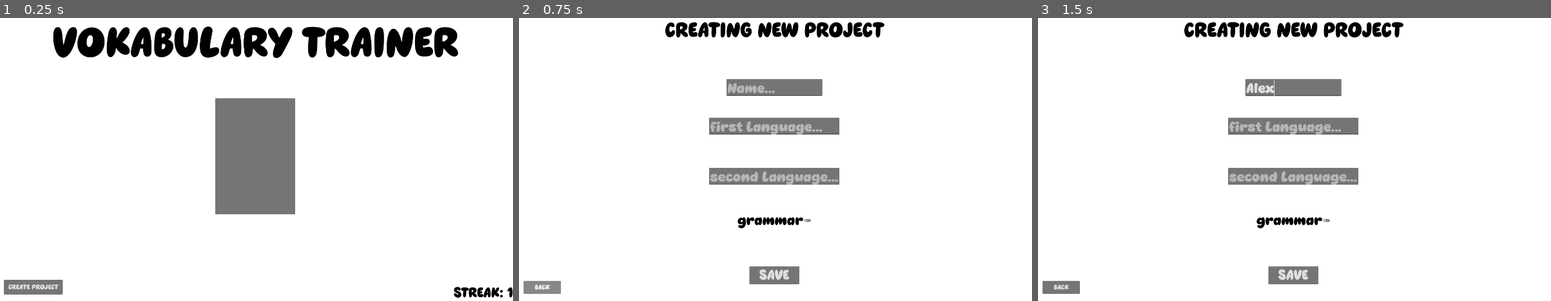
Above: before the commit, frames 1-3 (left to right).
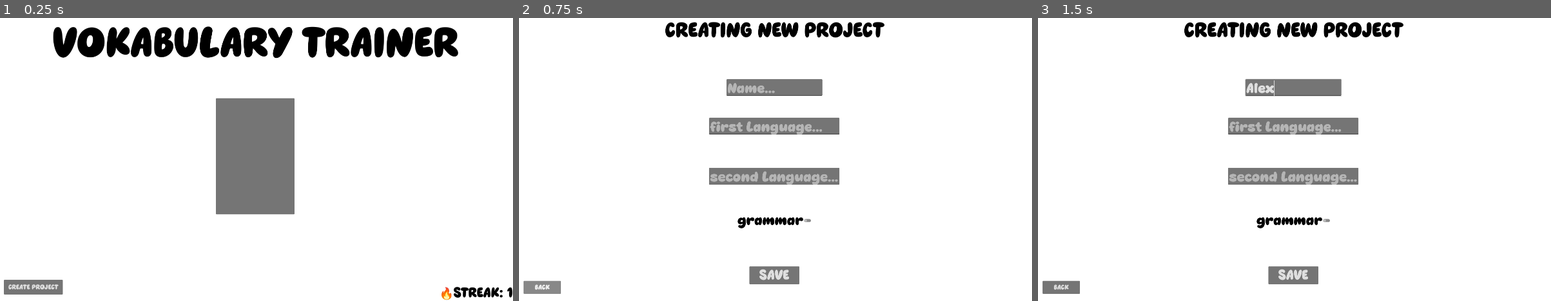
Above: after the commit, the same moments.

Repository: Rocket9876/vokabulary_trainer
Game: Godot game, scene res://Scenes/main.tscn
The game is run twice, just before and just after one commit, with the same random seed, the same clock (stepped at 60 frames per second) and the same inputs.
Inputs (mouse positions are in pixels of both pictures, inside the frame that each line leads up to):
- Up to frame 1 (0.25 s): no input
- Up to frame 2 (0.75 s): click "CREATE PROJECT" at 0.5 s
- Up to frame 3 (1.5 s): click (1294, 88) at 1.27 s; type "Alex" at 1.35 s

The runs differ from the first frame. In frame 1, 0.3% of the frame differs, in the area x 41-100%, y 28-100%; in frame 2, nothing differs; in frame 3, nothing differs.

Commit message:
more updates
added infinity modus for testing your vokabulary, and an option to delete single vokabulary but also entire projects. also added a feature to import vokabulary from another project. evrything else were mostly bug fixes

Diff:
--- a/Scenes/import_vokabulary.tscn
+++ b/Scenes/import_vokabulary.tscn
@@ -52,5 +52,24 @@
 theme_override_font_sizes/font_size = 32
 text = "BACK"
 
+[node name="warning" type="RichTextLabel" parent="." unique_id=965994864]
+visible = false
+layout_mode = 1
+anchors_preset = 7
+anchor_left = 0.5
+anchor_top = 1.0
+anchor_right = 0.5
+anchor_bottom = 1.0
+offset_left = -309.0
+offset_top = -178.0
+offset_right = 309.0
+grow_horizontal = 2
+grow_vertical = 0
+theme_override_colors/default_color = Color(1, 0, 0, 1)
+theme_override_font_sizes/normal_font_size = 64
+text = "This project has no vokabulary"
+horizontal_alignment = 1
+vertical_alignment = 2
+
 [connection signal="item_clicked" from="Project list" to="." method="_on_project_list_item_clicked"]
 [connection signal="pressed" from="Back" to="." method="_on_back_pressed"]
--- a/Scenes/main.tscn
+++ b/Scenes/main.tscn
@@ -73,6 +73,7 @@
 grow_vertical = 0
 theme_override_colors/default_color = Color(0, 0, 0, 1)
 theme_override_font_sizes/normal_font_size = 64
+bbcode_enabled = true
 text = "STREAK"
 horizontal_alignment = 2
 vertical_alignment = 2
--- a/Scenes/project.tscn
+++ b/Scenes/project.tscn
@@ -1,6 +1,15 @@
 [gd_scene format=3 uid="uid://cifj7s83wvagb"]
 
 [ext_resource type="Script" uid="uid://b8i0y0wgp76ud" path="res://Scripts/project.gd" id="1_q7gev"]
+
+[sub_resource type="StyleBoxFlat" id="StyleBoxFlat_6rmpw"]
+bg_color = Color(0.99999374, 0.3354425, 0.27032912, 1)
+
+[sub_resource type="StyleBoxFlat" id="StyleBoxFlat_q7gev"]
+bg_color = Color(0.9680856, 0.0051683523, 9.241105e-06, 1)
+
+[sub_resource type="StyleBoxFlat" id="StyleBoxFlat_dwcme"]
+bg_color = Color(1, 0.52594745, 0.46009243, 1)
 
 [node name="Project" type="Control" unique_id=1760123832]
 layout_mode = 3
@@ -72,7 +81,6 @@
 text = "BACK"
 
 [node name="import vokabulary" type="Button" parent="." unique_id=1202088931]
-visible = false
 layout_mode = 1
 anchors_preset = 8
 anchor_left = 0.5
@@ -85,10 +93,129 @@
 offset_bottom = 149.0
 grow_horizontal = 2
 grow_vertical = 2
+tooltip_text = "Select a project of which vokabulary you want to be imported."
 theme_override_font_sizes/font_size = 64
 text = "IMPORT VOKABULARY"
+
+[node name="delete project" type="Button" parent="." unique_id=858974813]
+layout_mode = 1
+anchors_preset = 8
+anchor_left = 0.5
+anchor_top = 0.5
+anchor_right = 0.5
+anchor_bottom = 0.5
+offset_left = -280.5
+offset_top = 395.0
+offset_right = 280.5
+offset_bottom = 529.0
+grow_horizontal = 2
+grow_vertical = 2
+tooltip_text = "!!WARNING!!
+THIS WILL DELETE YOUR PROJECT INSTANTLY"
+theme_override_font_sizes/font_size = 64
+theme_override_styles/normal = SubResource("StyleBoxFlat_6rmpw")
+theme_override_styles/pressed = SubResource("StyleBoxFlat_q7gev")
+theme_override_styles/hover = SubResource("StyleBoxFlat_dwcme")
+text = "DELETE PROJECT"
+
+[node name="final warning" type="Control" parent="." unique_id=385052721]
+visible = false
+layout_mode = 1
+anchors_preset = 15
+anchor_right = 1.0
+anchor_bottom = 1.0
+grow_horizontal = 2
+grow_vertical = 2
+
+[node name="ColorRect" type="ColorRect" parent="final warning" unique_id=1781744666]
+layout_mode = 1
+anchors_preset = 8
+anchor_left = 0.5
+anchor_top = 0.5
+anchor_right = 0.5
+anchor_bottom = 0.5
+offset_left = -396.5
+offset_top = -243.0
+offset_right = 396.5
+offset_bottom = 243.0
+grow_horizontal = 2
+grow_vertical = 2
+color = Color(0.20392157, 0.20392157, 0.20392157, 1)
+
+[node name="warning" type="RichTextLabel" parent="final warning" unique_id=678589401]
+layout_mode = 1
+anchors_preset = 8
+anchor_left = 0.5
+anchor_top = 0.5
+anchor_right = 0.5
+anchor_bottom = 0.5
+offset_left = -396.5
+offset_top = -243.0
+offset_right = 396.5
+offset_bottom = 243.0
+grow_horizontal = 2
+grow_vertical = 2
+theme_override_font_sizes/normal_font_size = 48
+text = "
+!FINAL WARNING!
+THIS PROJECT WILL BE DELETED FOREVER!"
+horizontal_alignment = 1
+
+[node name="cancel" type="Button" parent="final warning" unique_id=156110307]
+layout_mode = 1
+anchors_preset = 8
+anchor_left = 0.5
+anchor_top = 0.5
+anchor_right = 0.5
+anchor_bottom = 0.5
+offset_left = -395.0
+offset_top = 91.0
+offset_bottom = 242.0
+grow_horizontal = 2
+grow_vertical = 2
+theme_override_font_sizes/font_size = 96
+text = "CANCEL"
+
+[node name="delete final" type="Button" parent="final warning" unique_id=1398996800]
+layout_mode = 1
+anchors_preset = 8
+anchor_left = 0.5
+anchor_top = 0.5
+anchor_right = 0.5
+anchor_bottom = 0.5
+offset_left = 1.0
+offset_top = 91.0
+offset_right = 395.0
+offset_bottom = 241.0
+grow_horizontal = 2
+grow_vertical = 2
+theme_override_font_sizes/font_size = 96
+theme_override_styles/normal = SubResource("StyleBoxFlat_6rmpw")
+theme_override_styles/pressed = SubResource("StyleBoxFlat_q7gev")
+theme_override_styles/hover = SubResource("StyleBoxFlat_dwcme")
+text = "DELETE"
+
+[node name="view vokabulary" type="Button" parent="." unique_id=582616928]
+layout_mode = 1
+anchors_preset = 8
+anchor_left = 0.5
+anchor_top = 0.5
+anchor_right = 0.5
+anchor_bottom = 0.5
+offset_left = -280.5
+offset_top = 206.0
+offset_right = 280.5
+offset_bottom = 340.0
+grow_horizontal = 2
+grow_vertical = 2
+theme_override_font_sizes/font_size = 64
+text = "VIEW VOKABULARY"
 
 [connection signal="pressed" from="add vokabulary" to="." method="_on_add_vokabulary_pressed"]
 [connection signal="pressed" from="test vokabulary" to="." method="_on_test_vokabulary_pressed"]
 [connection signal="pressed" from="Back" to="." method="_on_back_pressed"]
 [connection signal="pressed" from="import vokabulary" to="." method="_on_import_vokabulary_pressed"]
+[connection signal="pressed" from="delete project" to="." method="_on_delete_project_pressed"]
+[connection signal="pressed" from="final warning/cancel" to="." method="_on_cancel_pressed"]
+[connection signal="pressed" from="final warning/delete final" to="." method="_on_delete_final_pressed"]
+[connection signal="pressed" from="view vokabulary" to="." method="_on_view_vokabulary_pressed"]
--- a/Scenes/project_list.tscn
+++ b/Scenes/project_list.tscn
@@ -3,14 +3,14 @@
 [ext_resource type="Script" uid="uid://cmbyby4jn1erb" path="res://Scripts/project_list.gd" id="1_72t6e"]
 
 [node name="Project list" type="ItemList" unique_id=1506799792]
-offset_left = -178.0
-offset_top = -39.0
-offset_right = 178.0
-offset_bottom = 39.0
+offset_left = -175.0
+offset_top = -40.0
+offset_right = 175.0
+offset_bottom = 40.0
 auto_width = true
 auto_height = true
 item_count = 4
-item_0/text = "1001111111111111111111111111111111111111111111111110"
+item_0/text = "111111111111111111111111111111111111111111111110"
 item_1/text = "2222"
 item_2/text = "44455"
 script = ExtResource("1_72t6e")
--- a/Scenes/test_vokabulary preperation.tscn
+++ b/Scenes/test_vokabulary preperation.tscn
@@ -110,9 +110,9 @@
 anchor_left = 0.804
 anchor_right = 1.0
 offset_left = 30.583984
-offset_top = 371.0
+offset_top = 415.0
 offset_right = -234.0
-offset_bottom = 402.0
+offset_bottom = 446.0
 grow_horizontal = 2
 tooltip_text = "The direction in which you will get asked, for <=>, you will get asked randomly in both directions"
 theme_override_font_sizes/font_size = 20
@@ -138,5 +138,20 @@
 theme_override_font_sizes/font_size = 32
 text = "BACK"
 
+[node name="infinity modus" type="CheckButton" parent="." unique_id=865173320]
+layout_mode = 1
+anchors_preset = -1
+anchor_left = 0.80500007
+anchor_right = 1.0
+offset_left = 28.279785
+offset_top = 371.0
+offset_right = -147.0
+offset_bottom = 415.0
+grow_horizontal = 2
+tooltip_text = "If this is activated, the number you put in the text field above will be ignored. You will keep getting asked vokabulary until you end the session manually.
+Advanced testing is recommended for this setting."
+theme_override_font_sizes/font_size = 32
+text = "infinity modus"
+
 [connection signal="pressed" from="start" to="." method="_on_button_pressed"]
 [connection signal="pressed" from="Back" to="." method="_on_back_pressed"]
--- /dev/null
+++ b/Scenes/view_vokabulary.tscn
@@ -0,0 +1,126 @@
+[gd_scene format=3 uid="uid://gnnv034huo4g"]
+
+[ext_resource type="Script" uid="uid://ctxu7mwlx670y" path="res://Scripts/view_vokabulary.gd" id="1_7kyba"]
+[ext_resource type="PackedScene" uid="uid://c26jngxfbr7hf" path="res://Scenes/vokabulary_list.tscn" id="1_oqojl"]
+
+[sub_resource type="StyleBoxFlat" id="StyleBoxFlat_7kyba"]
+bg_color = Color(0.99999374, 0.3354425, 0.27032912, 1)
+
+[sub_resource type="StyleBoxFlat" id="StyleBoxFlat_c2kpl"]
+bg_color = Color(0.9680856, 0.0051683523, 9.241105e-06, 1)
+
+[sub_resource type="StyleBoxFlat" id="StyleBoxFlat_x3w1v"]
+bg_color = Color(1, 0.52594745, 0.46009243, 1)
+
+[node name="view vokabulary" type="Control" unique_id=1405641261]
+layout_mode = 3
+anchors_preset = 15
+anchor_right = 1.0
+anchor_bottom = 1.0
+grow_horizontal = 2
+grow_vertical = 2
+script = ExtResource("1_7kyba")
+
+[node name="Back" type="Button" parent="." unique_id=961898566]
+layout_mode = 1
+anchors_preset = 2
+anchor_top = 1.0
+anchor_bottom = 1.0
+offset_left = 32.0
+offset_top = -90.0
+offset_right = 199.0
+offset_bottom = -32.0
+grow_vertical = 0
+theme_override_font_sizes/font_size = 32
+text = "BACK"
+
+[node name="vokabulary list" parent="." unique_id=1139622200 instance=ExtResource("1_oqojl")]
+layout_mode = 1
+anchor_top = 0.003
+anchor_right = 1.0
+anchor_bottom = 1.003
+offset_left = 494.0
+offset_top = -3.888
+offset_right = -526.0
+offset_bottom = -3.8880615
+
+[node name="final warning" type="Control" parent="." unique_id=1437600377]
+visible = false
+layout_mode = 1
+anchors_preset = 15
+anchor_right = 1.0
+anchor_bottom = 1.0
+grow_horizontal = 2
+grow_vertical = 2
+
+[node name="ColorRect" type="ColorRect" parent="final warning" unique_id=1083703454]
+layout_mode = 1
+anchors_preset = 8
+anchor_left = 0.5
+anchor_top = 0.5
+anchor_right = 0.5
+anchor_bottom = 0.5
+offset_left = -396.5
+offset_top = -243.0
+offset_right = 396.5
+offset_bottom = 243.0
+grow_horizontal = 2
+grow_vertical = 2
+color = Color(0.20392157, 0.20392157, 0.20392157, 1)
+
+[node name="warning" type="RichTextLabel" parent="final warning" unique_id=1888944981]
+layout_mode = 1
+anchors_preset = 8
+anchor_left = 0.5
+anchor_top = 0.5
+anchor_right = 0.5
+anchor_bottom = 0.5
+offset_left = -396.5
+offset_top = -243.0
+offset_right = 396.5
+offset_bottom = 243.0
+grow_horizontal = 2
+grow_vertical = 2
+theme_override_font_sizes/normal_font_size = 48
+text = "
+DO YOU WANNA DELETE THIS VOKABULARY?"
+horizontal_alignment = 1
+
+[node name="cancel" type="Button" parent="final warning" unique_id=674822504]
+layout_mode = 1
+anchors_preset = 8
+anchor_left = 0.5
+anchor_top = 0.5
+anchor_right = 0.5
+anchor_bottom = 0.5
+offset_left = -395.0
+offset_top = 91.0
+offset_bottom = 242.0
+grow_horizontal = 2
+grow_vertical = 2
+theme_override_font_sizes/font_size = 96
+text = "CANCEL"
+
+[node name="delete final" type="Button" parent="final warning" unique_id=2077588766]
+layout_mode = 1
+anchors_preset = 8
+anchor_left = 0.5
+anchor_top = 0.5
+anchor_right = 0.5
+anchor_bottom = 0.5
+offset_left = 1.0
+offset_top = 91.0
+offset_right = 395.0
+offset_bottom = 241.0
+grow_horizontal = 2
+grow_vertical = 2
+theme_override_font_sizes/font_size = 96
+theme_override_styles/normal = SubResource("StyleBoxFlat_7kyba")
+theme_override_styles/pressed = SubResource("StyleBoxFlat_c2kpl")
+theme_override_styles/hover = SubResource("StyleBoxFlat_x3w1v")
+text = "DELETE"
+
+[connection signal="pressed" from="Back" to="." method="_on_back_pressed"]
+[connection signal="item_clicked" from="vokabulary list" to="." method="_on_vokabulary_list_item_clicked"]
+[connection signal="pressed" from="final warning/cancel" to="." method="_on_cancel_pressed"]
+[connection signal="pressed" from="final warning/delete final" to="." method="_on_delete_final_pressed"]
--- a/Scenes/vokabulary_list.tscn
+++ b/Scenes/vokabulary_list.tscn
@@ -1,21 +1,14 @@
 [gd_scene format=3 uid="uid://c26jngxfbr7hf"]
 
-[node name="vokabulary list" type="Control" unique_id=1736957795]
-layout_mode = 3
-anchors_preset = 15
-anchor_right = 1.0
-anchor_bottom = 1.0
-grow_horizontal = 2
-grow_vertical = 2
+[ext_resource type="Script" uid="uid://cvcjai3jg15h" path="res://Scripts/vokabulary_list.gd" id="1_lfit2"]
 
-[node name="ItemList" type="ItemList" parent="." unique_id=363365562]
-layout_mode = 0
-offset_right = 225.0
-offset_bottom = 162.0
-auto_width = true
-item_count = 4
-max_columns = 3
-item_0/text = "servus |"
-item_1/text = "12345666778 |"
-item_2/text = "898989"
-item_3/text = "|"
+[node name="vokabulary list" type="ItemList" unique_id=1139622200]
+anchors_preset = -1
+offset_left = -642.0
+offset_top = -648.0
+offset_right = 642.0
+offset_bottom = 648.0
+theme_override_font_sizes/font_size = 32
+item_count = 2
+item_0/text = "wdsdsdds => esfsdgsdbsdbv "
+script = ExtResource("1_lfit2")
--- a/Scenes/vokabulary_test.tscn
+++ b/Scenes/vokabulary_test.tscn
@@ -294,5 +294,22 @@
 text = "11313131324"
 horizontal_alignment = 2
 
+[node name="STOP" type="Button" parent="." unique_id=1637696262]
+layout_mode = 1
+anchors_preset = 3
+anchor_left = 1.0
+anchor_top = 1.0
+anchor_right = 1.0
+anchor_bottom = 1.0
+offset_left = -199.0
+offset_top = -90.0
+offset_right = -32.0
+offset_bottom = -32.0
+grow_horizontal = 0
+grow_vertical = 0
+theme_override_font_sizes/font_size = 32
+text = "STOP"
+
 [connection signal="pressed" from="Button" to="." method="_on_button_pressed"]
 [connection signal="pressed" from="solution/continue" to="." method="_on_continue_pressed"]
+[connection signal="pressed" from="STOP" to="." method="_on_stop_pressed"]
--- a/Scripts/global.gd
+++ b/Scripts/global.gd
@@ -20,7 +20,6 @@
 	DirAccess.make_dir_absolute(folder_path)
 	startup_loading_data()
 	streak_system()
-	print(get_day_count())
 
 var current_project
 
@@ -31,7 +30,6 @@
 
 func startup_loading_data():
 	load_projects()
-	print(projects)
 
 func get_day_count():
 	return int(Time.get_unix_time_from_system()/86400)
@@ -74,6 +72,7 @@
 
 func streak_system():
 	if FileAccess.file_exists(folder_path + "streak"):
+
 		var file = loading_data(folder_path + "streak")
 		var streak_temp = file.get_var()
 		file.close()
@@ -83,6 +82,14 @@
 		elif streak_temp["day"] + 1 < get_day_count():
 			saving_data(folder_path + "streak",{"day": get_day_count(),"streak":1})
 			streak = 1
+		else:
+			streak = streak_temp["streak"]
 	else:
 		saving_data(folder_path + "streak",{"day": get_day_count(),"streak":1})
 		streak = 1
+
+
+func delete_project(project):
+	DirAccess.remove_absolute(project["path"])
+	projects.erase(project)
+	save_projects()
--- a/Scripts/import_vokabulary.gd
+++ b/Scripts/import_vokabulary.gd
@@ -1,6 +1,38 @@
 extends Control
 
+@onready var project_list = $"Project list"
+var projects_without
 
+var current_vokabulary
+
+
+func _ready() -> void:
+	if FileAccess.file_exists(global.current_project["path"] + "vokabulary"):
+		var file = global.loading_data(global.current_project["path"] + "vokabulary")
+		current_vokabulary = file.get_var()
+		file.close()
+	else:
+		current_vokabulary = []
+	projects_without = global.projects
+	projects_without.erase(global.current_project)
+	project_list.item_count = projects_without.size()
+	for i in range(0,projects_without.size()):
+		project_list.set_item_text(i,global.projects[i]["name"])
 
 func _on_back_pressed() -> void:
 	get_tree().change_scene_to_file("res://Scenes/project.tscn")
+
+
+func _on_project_list_item_clicked(index: int, at_position: Vector2, mouse_button_index: int) -> void:
+	if FileAccess.file_exists(projects_without[index]["path"] + "vokabulary"):
+		var file = global.loading_data(projects_without[index]["path"] + "vokabulary")
+		var imported_vokabulary = file.get_var()
+		file.close()
+		for i in imported_vokabulary:
+			i = {global.current_project["first language"]:i[projects_without[index]["first language"]],global.current_project["second language"]:i[projects_without[index]["second language"]],"grammar": i["grammar"],"value":0}
+		current_vokabulary += imported_vokabulary
+		global.saving_data(global.current_project["path"] + "vokabulary",current_vokabulary)
+		get_tree().change_scene_to_file("res://Scenes/project.tscn")
+
+	else:
+		$warning.visible = true
--- a/Scripts/main.gd
+++ b/Scripts/main.gd
@@ -6,7 +6,7 @@
 
 
 func _ready() -> void:
-	$Streak.text = "STREAK: " + str(global.streak)
+	$Streak.text = "🔥STREAK: " + str(global.streak)
 
 func _on_project_list_item_clicked(index: int, at_position: Vector2, mouse_button_index: int) -> void:
 	global.current_project = global.projects[index]
--- a/Scripts/project.gd
+++ b/Scripts/project.gd
@@ -6,6 +6,8 @@
 	if not FileAccess.file_exists(global.current_project["path"] + "vokabulary"):
 		$"test vokabulary".disabled = true
 		$"test vokabulary".tooltip_text = "you need to add more vokabulary to test your vokabulary"
+		$"view vokabulary".disabled = true
+		$"view vokabulary".tooltip_text = "you need to add more vokabulary to view your vokabulary"
 	project_text.text = global.current_project["name"]
 
 
@@ -23,4 +25,23 @@
 
 
 func _on_import_vokabulary_pressed() -> void:
-	pass # Replace with function body.
+	get_tree().change_scene_to_file("res://Scenes/import_vokabulary.tscn")
+
+
+func _on_delete_project_pressed() -> void:
+	$"final warning".visible = true
+
+
+func _on_cancel_pressed() -> void:
+	$"final warning".visible = false
+
+
+
+
+func _on_delete_final_pressed() -> void:
+	global.delete_project(global.current_project)
+	get_tree().change_scene_to_file("res://Scenes/main.tscn")
+
+
+func _on_view_vokabulary_pressed() -> void:
+	get_tree().change_scene_to_file("res://Scenes/view_vokabulary.tscn")
--- a/Scripts/test_vokabulary_preperation.gd
+++ b/Scripts/test_vokabulary_preperation.gd
@@ -3,6 +3,8 @@
 @onready var grammar_checkbox = $grammar
 @onready var vokabulary_amount = $"amount vokabulary"
 @onready var vokabulary_test_direction = $"vokabulary test direction"
+@onready var infinity_checkbox = $"infinity modus"
+
 
 func _ready() -> void:
 	grammar_checkbox.visible = global.current_project["grammar"]
@@ -17,9 +19,9 @@
 
 func _on_button_pressed() -> void:
 	if int(vokabulary_amount.text) > 0:
-		global.vokabulary_settings = {"test direction index":vokabulary_test_direction.selected,"advanced":$advanced.button_pressed,"grammar":grammar_checkbox.button_pressed,"amount":int(vokabulary_amount.text)}
+		global.vokabulary_settings = {"test direction index":vokabulary_test_direction.selected,"advanced":$advanced.button_pressed,"grammar":grammar_checkbox.button_pressed,"amount":int(vokabulary_amount.text),"infinity":infinity_checkbox.button_pressed}
 	else:
-		global.vokabulary_settings = {"test direction index":vokabulary_test_direction.selected,"advanced":$advanced.button_pressed,"grammar":grammar_checkbox.button_pressed,"amount":0}
+		global.vokabulary_settings = {"test direction index":vokabulary_test_direction.selected,"advanced":$advanced.button_pressed,"grammar":grammar_checkbox.button_pressed,"amount":0,"infinity":infinity_checkbox.button_pressed}
 	get_tree().change_scene_to_file("res://Scenes/vokabulary_test.tscn")
 
 
--- /dev/null
+++ b/Scripts/view_vokabulary.gd
@@ -0,0 +1,28 @@
+extends Control
+
+var vokabulary = []
+
+var index
+
+func _ready() -> void:
+	pass
+
+func _on_back_pressed() -> void:
+	get_tree().change_scene_to_file("res://Scenes/project.tscn")
+
+
+
+func _on_vokabulary_list_item_clicked(_index: int, at_position: Vector2, mouse_button_index: int) -> void:
+	index = _index
+	$"final warning".visible = true
+
+
+func _on_cancel_pressed() -> void:
+	$"final warning".visible = false
+
+
+func _on_delete_final_pressed() -> void:
+	$"vokabulary list".vokabulary.remove_at(index)
+	global.saving_data(global.current_project["path"] + "vokabulary",$"vokabulary list".vokabulary)
+	$"vokabulary list"._ready()
+	$"final warning".visible = false
--- a/Scripts/vokabulary_list.gd
+++ b/Scripts/vokabulary_list.gd
@@ -1,4 +1,15 @@
-extends Control
+extends ItemList
+
+var vokabulary
 
 func _ready() -> void:
-	print($"first language".get_v_scroll_bar())
+	var file = global.loading_data(global.current_project["path"] + "vokabulary")
+	vokabulary = file.get_var()
+	file.close()
+	item_count = vokabulary.size()
+	if global.current_project["grammar"]:
+		for i in range(0,vokabulary.size()):
+			set_item_text(i,vokabulary[i][global.current_project["first language"]] + " => " + vokabulary[i][global.current_project["second language"]] + " | " + vokabulary[i]["grammar"])
+	else:
+		for i in range(0,vokabulary.size()):
+			set_item_text(i,vokabulary[i][global.current_project["first language"]] + " => " + vokabulary[i][global.current_project["second language"]])
--- a/Scripts/vokabulary_test.gd
+++ b/Scripts/vokabulary_test.gd
@@ -19,7 +19,7 @@
 
 var expected_grammar_result
 
-var stats = {"right":0,"wrong":0}
+var stats = {"right":0,"wrong":0,"vokabulary asked":0}
 
 var vokabulary
 
@@ -28,6 +28,7 @@
 var index
 
 var timer_time = 0
+
 
 func _physics_process(delta: float) -> void:
 	timer_func(delta)
@@ -38,10 +39,13 @@
 	vokabulary = file.get_var()
 	grammar_correction.visible = global.current_project["grammar"]
 	file.close()
-	if global.vokabulary_settings["amount"] > 0:
+	if global.vokabulary_settings["infinity"]:
+		amount = 9999999999
+	elif global.vokabulary_settings["amount"] > 0:
 		amount = global.vokabulary_settings["amount"]
 	else:
 		amount = vokabulary.size() - 1
+
 
 	new_vokabulary()
 
@@ -74,8 +78,10 @@
 
 func _on_continue_pressed() -> void:
 	amount -= 1
+	stats["vokabulary asked"] += 1
 	if not amount <= 0:
-		vokabulary.remove_at(index)
+		if not global.vokabulary_settings["infinity"]:
+			vokabulary.remove_at(index)
 		lang_edit.text = ""
 		grammar_edit.text = ""
 		$AnimationPlayer.play("out")
@@ -118,3 +124,9 @@
 		vokabulary[index]["value"] -= 1
 		if vokabulary[index]["value"] < min_value:
 			vokabulary[index]["value"] = min_value
+
+
+func _on_stop_pressed() -> void:
+		global.vokabulary_stats = stats
+		global.timer_time = timer_time
+		get_tree().change_scene_to_file("res://Scenes/vokabulary_test_finish.tscn")
--- a/Scripts/vokabulary_test_finish.gd
+++ b/Scripts/vokabulary_test_finish.gd
@@ -2,7 +2,7 @@
 
 func _ready() -> void:
 	$stats.text = "You got " + str((global.vokabulary_stats["right"] / (global.vokabulary_stats["right"] + global.vokabulary_stats["wrong"])) * 100) + "% correct!"
-	$time.text = "And it took you " + str(int(global.timer_time)) + " seconds to complete the test!"
+	$time.text = "And it took you " + str(int(global.timer_time)) + " seconds to answer " + str(global.vokabulary_stats["vokabulary asked"]) + " vokabulary!"
 
 
 func _on_button_pressed() -> void:
Not shown, added: Scripts/view_vokabulary.gd.uid
Not shown, changed: Scripts/vokabulary_list.gd.uid
Not shown, added: export_presets.cfg
